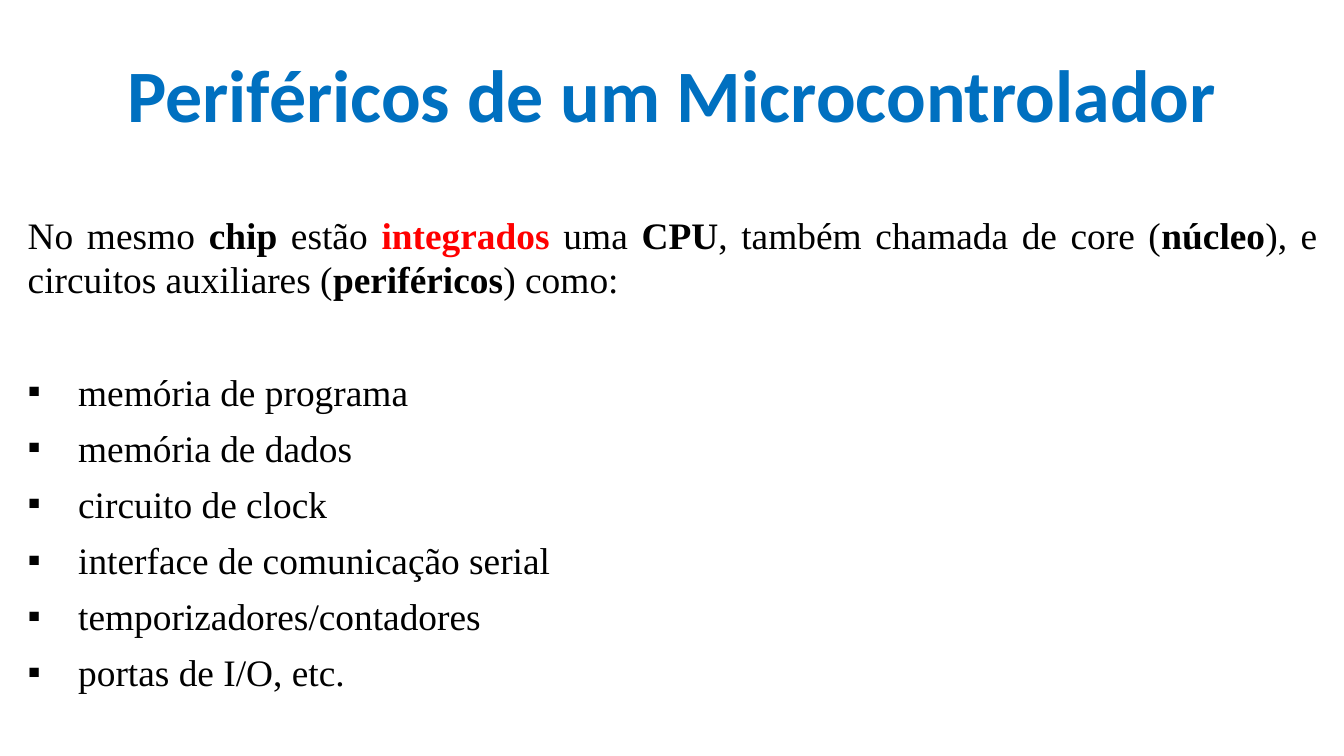
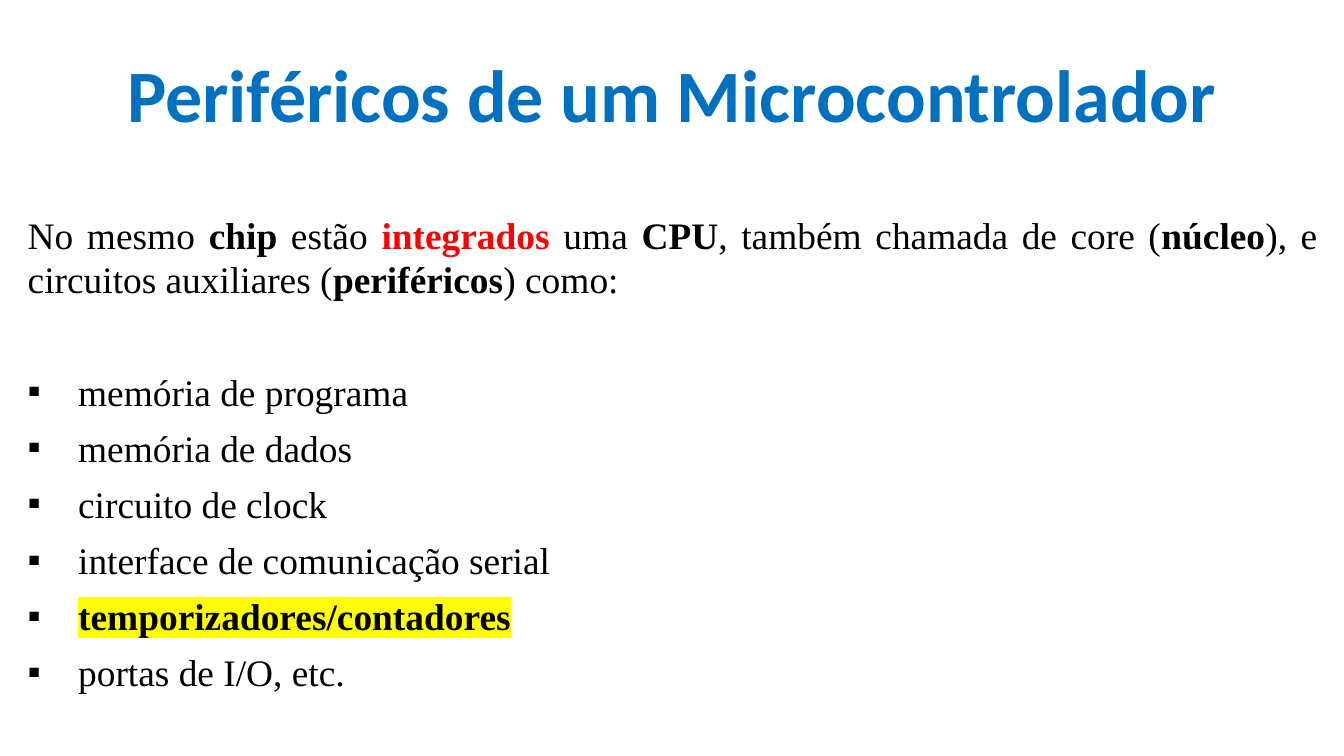
Before and after one commit to CloudEducationBrazil/WydenArea1ProgramacaoMicrocontroladores, a slide deck: slide 3 of 01 Classes/Aula 06 - Programação Microcontroladores - Periféricos Integrados - Temporizadores e PWM.pptx. Drawn at 1344x756 pixels with LibreOffice and Linux fonts; fonts in the diff are those of the drawing; background and template pictures are left out. Boxes give left, top, right and bottom in pixels: in the first picture for what was removed or moved away, otherwise in the second. Text is boxed around its words. In the diff, an @@ line names an element or a change of style, - is before the commit and + after.

Commit message:
Disciplina Micro PWM .... - 29Abr2025

```diff
--- a/01 Classes/Aula 06 - Programação Microcontroladores - Periféricos Integrados - Temporizadores e PWM.pptx
+++ b/01 Classes/Aula 06 - Programação Microcontroladores - Periféricos Integrados - Temporizadores e PWM.pptx
@@ text at bbox=[78, 604, 510, 637]: highlight none to #FFFF00, bold on in "temporizadores/contadores" @@
```
Also in this commit, not shown: 5 other slides changed.
